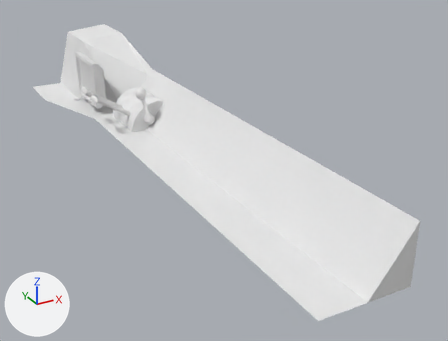
Before and after pictures for a commit that changed the Blender file Blender/ruutu/controlPanel.blend.
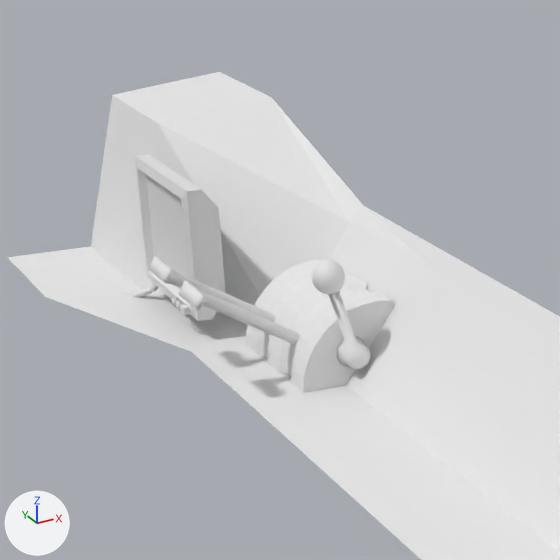
Each version appears first whole from a 50 mm camera at (-7.23, -18.57, 6.82) aimed at (0.63, -4.28, -0.32), and next in a close-up on the part from 7% to 49% of the width and 0% to 55% of the height. The lights are fixed; the arrows at lower left show +X, +Y and +Z.

Before the edit, the objects in view are built like this:
```python
me_cube = bpy.data.meshes.new('Cube')
me_cube.from_pydata(...)  # 148 vertices, 136 faces; spans x -2.4..0.7, y -11.5..5.9, z -1.1..1.2
me_cube.materials.append(mat_material)  # white #e7e7e7
me_cube_002 = bpy.data.meshes.new('Cube.002')
me_cube_002.from_pydata(...)  # 352 vertices, 288 faces; spans x -1.35..-0.91, y 1.29..3.29, z 0.25..1.77
me_cube_004 = bpy.data.meshes.new('Cube.004')
me_cube_004.from_pydata(...)  # 30 vertices, 27 faces; spans x -1.1..-0.15, y -0.85..-0.24, z 0.37..1.98
me_cube_004.polygons.foreach_set('use_smooth', [True] * 27)
me_cube_004.materials.append(mat_material)  # white #e7e7e7
ob_cube = bpy.data.objects.new('Cube', me_cube)
ob_cube.location = (0.0, 0.0, 1.0)
ob_oikeavipu = bpy.data.objects.new('oikeaVipu', me_cube_004)
ob_oikeavipu.location = (0.0, 0.03, 0.0)
ob_oikeavipu.rotation_euler = (0.0, -0.531, 0.0)  # degrees (0, -30, 0)
ob_ruutu = bpy.data.objects.new('ruutu', me_cube_002)
ob_ruutu.location = (0.0, 0.0, 0.0)
# also in view: 'throttle' at (-0.38, -1.0, 0.81); 'vasenVipu' at (-1.13, 0.58, 0.7)
```
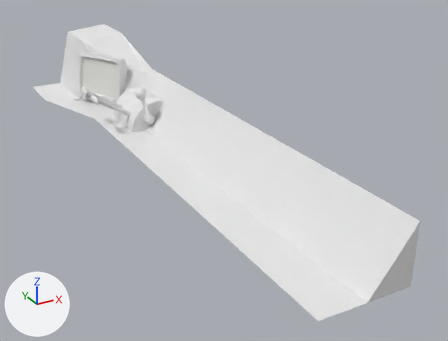
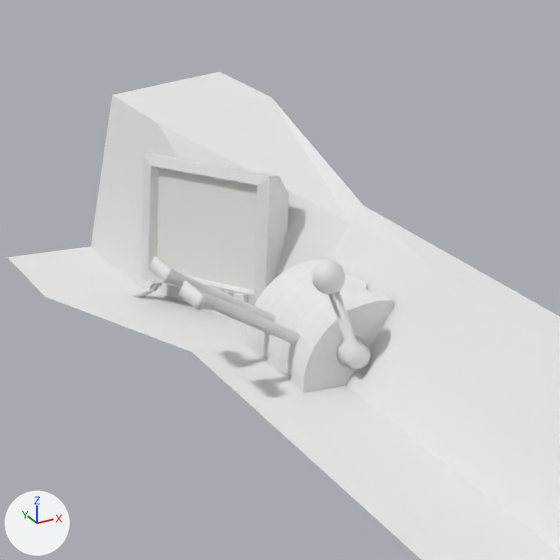
What differs and where, as boxes (x1, y1, x2, y2) in the close-ups (560 x 560 px; the box of a moved part takes in the faces that stretch with it):
'ruutu', reshaped (64% wider, 10% shorter): before (135, 154, 225, 321); after (141, 153, 289, 304)
'screen', added: after (157, 169, 257, 290)
part 1 of me_cube_002, moved or reshaped: before (176, 301, 182, 309); after (224, 290, 232, 296)
part 2 of me_cube_002, moved or reshaped (not visible afterwards): before (171, 297, 178, 305)
part 3 of me_cube_002, moved or reshaped: before (180, 304, 190, 315); after (234, 293, 248, 302)
part 4 of me_cube_002, added: after (141, 153, 289, 304)
part 5 of me_cube_002, deleted: before (135, 154, 225, 321)

What changed in the scene script:
```text
Add mat_screentexture:
    mat_screentexture = diffuse_material('screenTexture')
    mat_screentexture.base_color = (0.8, 0.798, 0.762)  # white #e7e7e2
Change me_cube_002:
    used by ob_ruutu; location = (0.0, 0.0, 0.0)
    remove me_cube_002.from_pydata(...)  # 352 vertices, 288 faces; spans x -1.35..-0.91, y 1.29..3.29, z 0.25..1.77
    add me_cube_002.from_pydata(...)  # 352 vertices, 287 faces; spans x -1.37..0.07, y 1.41..3.42, z 0.24..1.79
    me_cube_002 part 1: the loose piece of 160 vertices spanning x -1.34..-1.24, y 1.78..1.88, z 0.26..0.35 is multiplied about its middle by the matrix ((0.867, -0.48, 0.134), (0.476, 0.877, 0.064), (-0.148, 0.008, 0.989)), then moved by (0.61, 0.04, 0.02)
    me_cube_002 part 2: the loose piece of 160 vertices spanning x -1.34..-1.24, y 1.94..2.03, z 0.26..0.35 is multiplied about its middle by the matrix ((0.867, -0.48, 0.134), (0.476, 0.877, 0.064), (-0.148, 0.008, 0.989)), then moved by (0.53, 0.02, 0.03)
    me_cube_002 part 3: the loose piece of 12 vertices spanning x -1.35..-1.25, y 1.54..1.7, z 0.27..0.35 is multiplied about its middle by the matrix ((0.867, -0.48, 0.134), (0.476, 0.877, 0.064), (-0.148, 0.008, 0.989)), then moved by (0.71, 0.06, 0.02)
    me_cube_002 part 4: a new loose piece of 20 vertices spanning x -1.37..0.07, y 1.41..3.42, z 0.24..1.79
    me_cube_002 part 5
    20 vertices are removed from x -1.29..-0.91, y 1.29..3.29, z 0.25..1.77
    18 faces are deleted
Add me_cube_001:
    me_cube_001.from_pydata([(-0.435, 1.623, 0.408), (-1.205, 3.03, 0.421), (-0.272, 1.701, 1.614), (-1.042, 3.108, 1.628)], [], [(2, 3, 1, 0)])
    me_cube_001.materials.append(mat_screentexture)  # white #e7e7e2
Add ob_screen:
    ob_screen = bpy.data.objects.new('screen', me_cube_001)
    ob_screen.location = (0.0, 0.0, 0.0)
```
